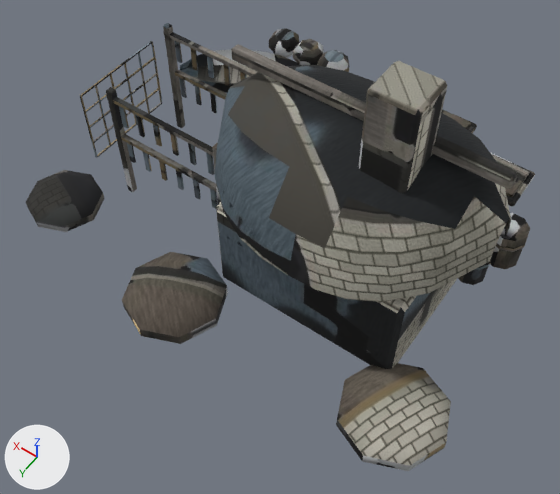
Renders of the glTF model public/models/salz_farm.glb from each side of a commit.
Both versions are drawn from a 50 mm camera at (-2.8, 4.65, 5.84) aimed at (-0.35, 1.23, 0.46). Lighting does not change. The marker at lower left points along +X, +Y and +Z. The picture after the commit comes second. Vertices at exactly the same position are counted once.

The first picture shows 'salz_farm'.
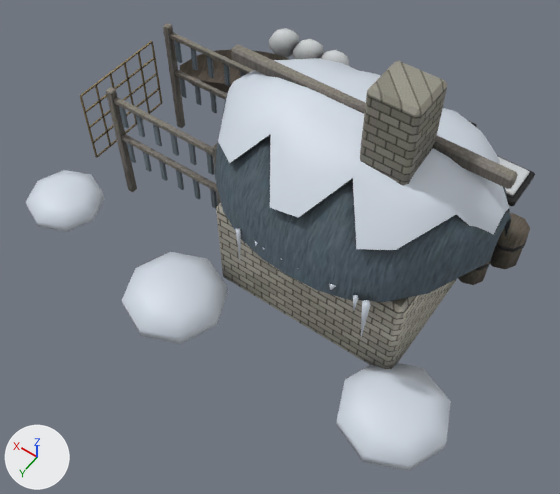
What differs and where, as boxes [x1, y1, x2, y2] in the pictures (560 x 494 px):
'Schnee', added
    after: [26, 58, 510, 471]
part 1 of me_haus, deleted
    before: [336, 363, 451, 471]
part 2 of me_haus, deleted
    before: [122, 252, 228, 344]
part 3 of me_haus, deleted
    before: [26, 170, 105, 232]
part 4 of me_haus, surface changed
    both: [80, 23, 535, 369]

Edits to the bpy script that builds the scene:
```text
Add mat_schnee:
    mat_schnee = principled_material('Schnee')
    mat_schnee.base_color = (0.665, 0.723, 0.807)  # white #d5dde8
Change me_haus:
    used by ob_salz_farm; location = (0.0, 0.0, 0.0)
    remove me_haus.from_pydata(...)  # 1510 vertices, 2700 faces; spans x -2.38..2.33, y -1.77..2.43, z -0.18..2.55
    add me_haus.from_pydata(...)  # 1408 vertices, 2508 faces; spans x -2.07..2.18, y -1.77..1.75, z -0.14..2.55
    me_haus part 1: the loose piece of 34 vertices spanning x -2.38..-1.42, y 1.32..2.28, z -0.18..0.18 is deleted
    me_haus part 2: the loose piece of 34 vertices spanning x -0.18..0.78, y 1.47..2.43, z -0.18..0.18 is deleted
    me_haus part 3: the loose piece of 34 vertices spanning x 1.57..2.33, y 1.32..2.08, z -0.14..0.14 is deleted
    me_haus part 4: 2500 kept faces spanning x -2.07..2.18, y -1.77..1.75, z -0.14..2.55 get new texture (UV) coordinates
Add me_schneedecke:
    me_schneedecke.from_pydata(...)  # 307 vertices, 504 faces; spans x -2.38..2.33, y -0.13..2.43, z -0.18..2.0
    me_schneedecke.materials.append(mat_schnee)  # white #d5dde8
Add ob_schnee:
    ob_schnee = bpy.data.objects.new('Schnee', me_schneedecke)
    ob_schnee.location = (0.0, 0.0, 0.0)
```
